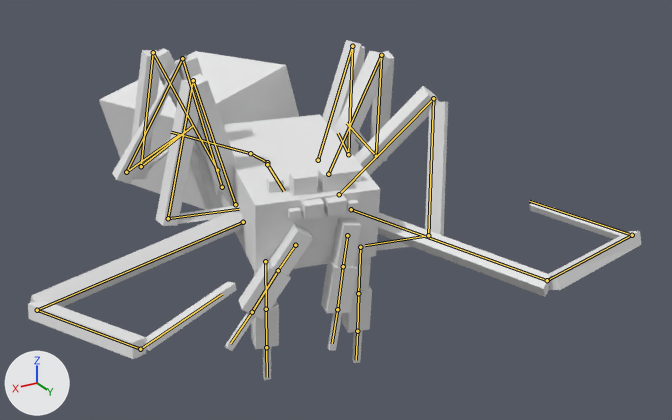
The Blender file wip/albino_spider.blend, before and after one commit.
Camera for both pictures: a camera (50 mm lens) standing at (3.04, 3.52, 2.9) and looking at (-0.23, -1.93, 0.18). Arrows for +X, +Y and +Z are at lower left; the lights stay in place. Both versions are drawn at frame 190 of the action 'ArmatureAction'; the numbers are the values there. The bones that bend it are drawn over the model as lines.
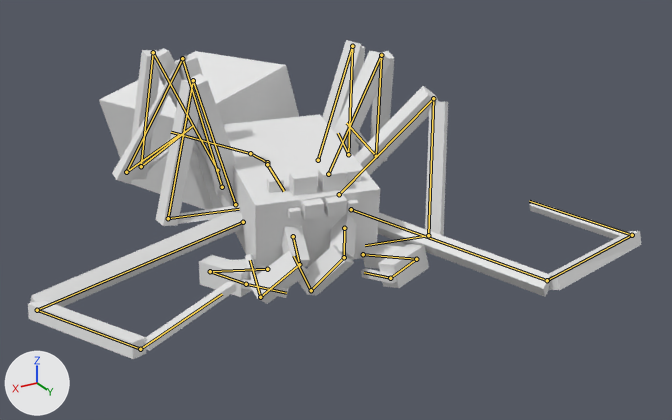
The change in detail:
Bone '4' (bone_4) moves from (0.0, 0.0, 0.0) to (-0.06, -0.03, 0.0).
Bone '4' (bone_4) turns from (-35, 5, -6) to (-2, -7, -60) degrees about its own x, y and z.
Bone '5' (bone_5) turns from (0, 0, 0) to (-49, -20, 86) degrees about its own x, y and z.
Bone '6' (bone_6) turns from (0, 0, 0) to (-105, 0, 0) degrees about its own x, y and z.
Bone '7' (bone_7) moves from (0.0, 0.0, 0.0) to (-0.06, -0.03, 0.0).
Bone '7' (bone_7) turns from (-9, 1, -6) to (-23, -43, -38) degrees about its own x, y and z.
Bone '8' (bone_8) turns from (0, 0, 0) to (3, -24, 57) degrees about its own x, y and z.
Bone '9' (bone_9) turns from (0, 0, 0) to (-99, 0, 0) degrees about its own x, y and z.
Bone '10' (bone_10) moves from (0.0, 0.0, 0.0) to (0.05, 0.03, 0.0).
Bone '10' (bone_10) turns from (0, 0, 0) to (-104, -143, 13) degrees about its own x, y and z.
Bone '11' (bone_11) turns from (0, 0, 0) to (-12, 14, 107) degrees about its own x, y and z.
Bone '12' (bone_12) turns from (0, 0, 0) to (-98, 0, 0) degrees about its own x, y and z.
Bone '1' (bone_1) moves from (0.0, 0.0, 0.0) to (0.05, 0.03, 0.0).
Bone '1' (bone_1) turns from (0, 0, 0) to (91, -169, -2) degrees about its own x, y and z.
Bone '2' (bone_2) turns from (0, 0, 0) to (3, -3, 139) degrees about its own x, y and z.
Bone '3' (bone_3) turns from (0, 0, 0) to (-25, 1, -11) degrees about its own x, y and z.

Changed parts and their boxes (x1, y1, x2, y2) in the pictures (672 x 420 px):
'Cube.001', posed (6% shorter): before (28, 40, 641, 380); after (28, 40, 641, 359)
bone '4', root to tip: before (295, 245) to (278, 270); after (293, 236) to (299, 264)
bone '5', root to tip: before (278, 270) to (252, 312); after (299, 264) to (260, 297)
bone '6', root to tip: before (252, 312) to (230, 343); after (260, 297) to (250, 260)
bone '7', root to tip: before (347, 235) to (343, 266); after (344, 228) to (344, 257)
bone '8', root to tip: before (343, 266) to (337, 309); after (344, 257) to (311, 290)
bone '9', root to tip: before (337, 309) to (332, 343); after (311, 290) to (293, 256)
bone '10', root to tip: before (360, 247) to (358, 293); after (363, 254) to (416, 259)
bone '11', root to tip: before (358, 293) to (357, 331); after (416, 259) to (390, 278)
bone '12', root to tip: before (357, 331) to (356, 360); after (390, 278) to (364, 272)
bone '1', root to tip: before (265, 261) to (266, 309); after (267, 269) to (210, 271)
bone '2', root to tip: before (266, 309) to (266, 347); after (210, 271) to (246, 284)
bone '3', root to tip: before (266, 347) to (267, 377); after (246, 284) to (286, 293)
